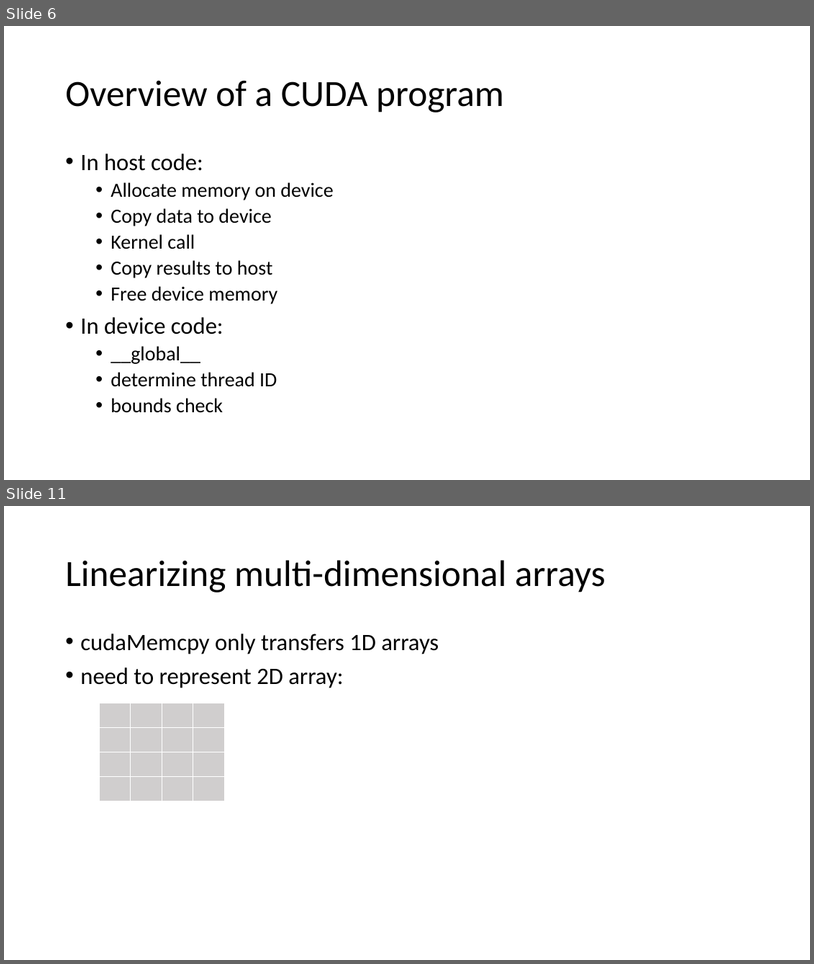
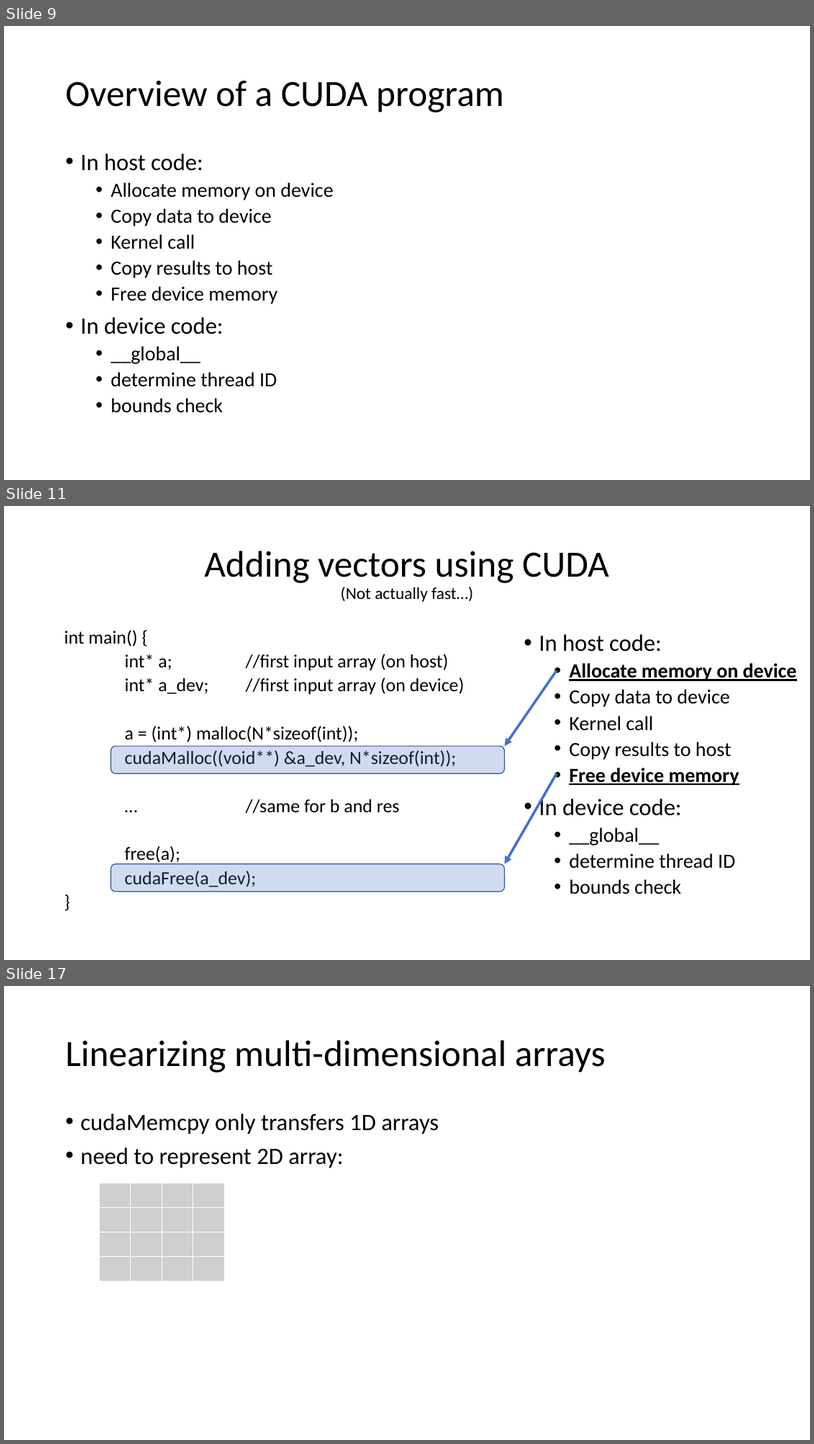
Before and after one commit to TeachingUndergradsCHC/modules, a slide deck: Programming/cuda/lecture_slides.pptx. Shown one above the other, each under a label of ours: slides 6 and 11 before the commit, slides 9, 11 and 17 after it; the slides between them are not shown. The pictures are 814x964 and 814x1444 pixels, drawn with LibreOffice and Linux fonts; fonts in the diff are those of the drawing. Boxes give left, top, right and bottom in pixels: in the first picture for what was removed or moved away, otherwise in the second. Text is boxed around its words. In the diff, an @@ line names an element or a change of style, - is before the commit and + after.

```diff
--- a/Programming/cuda/lecture_slides.pptx
+++ b/Programming/cuda/lecture_slides.pptx
@@ slide 11 added at [4, 506, 810, 960], background #FFFFFF @@
@@ title added at [204, 551, 610, 602], 44 pt, text #000000 @@
+Adding vectors using CUDA
+(Not actually fast…)
@@ text added at [64, 630, 465, 887], 22.2 pt, text #000000 @@
+int main() {
+int* a; //first input array (on host)
+int* a_dev; //first input array (on device)
+a = (int*) malloc(N*sizeof(int));
+cudaMalloc((void**) &a_dev, N*sizeof(int));
+… //same for b and res
+free(a);
+cudaFree(a_dev);
+}
@@ text added at [539, 634, 797, 894], 24 pt, text #000000 @@
+• In host code:
+  • Allocate memory on device
+  • Copy data to device
+  • Kernel call
+  • Copy results to host
+  • Free device memory
+• In device code:
+  • __global__
+  • determine thread ID
+  • bounds check
@@ arrow added from (557, 671) to (505, 746), #4472C4 3 pt @@
@@ rounded rectangle added at [111, 746, 505, 773], fill #4472C4 at 25% opacity, outline #325491 1 pt @@
@@ arrow added from (557, 773) to (505, 864), #4472C4 3 pt @@
@@ rounded rectangle added at [111, 864, 505, 890], fill #4472C4 at 25% opacity, outline #325491 1 pt @@
@@ what was slide 6 is now slide 9 @@
@@ what was slide 11 is now slide 17 @@
```
Also in this commit, not shown: 2 slides changed, 8 other slides added, 3 slides removed, 3 other files.
